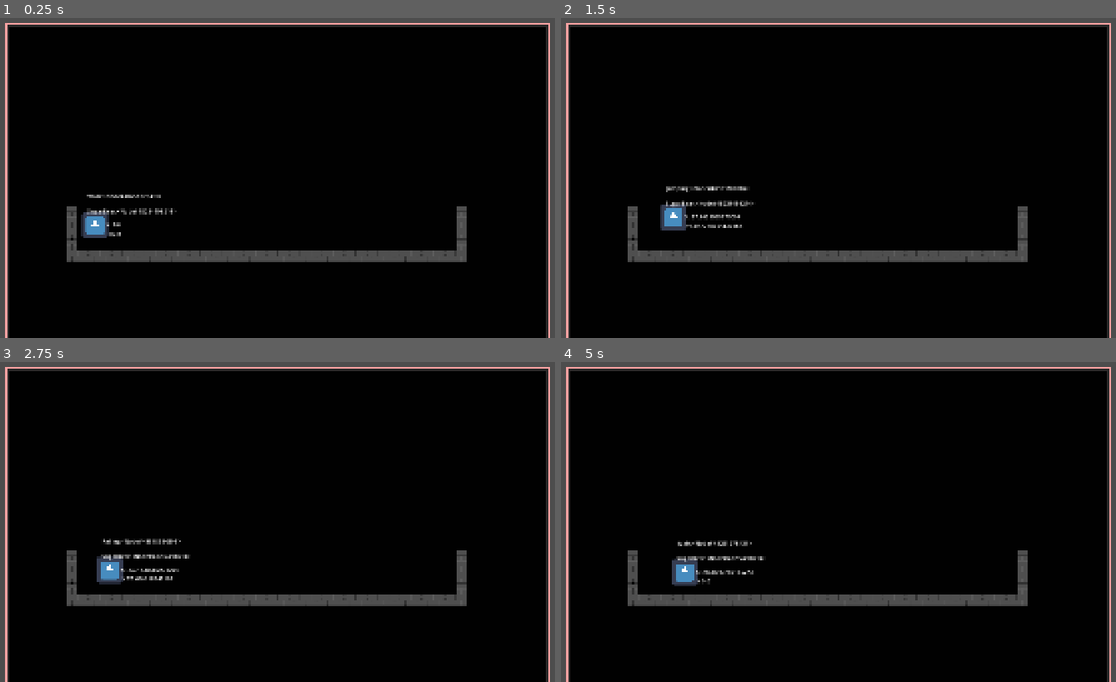
Above: before the commit, frames 1-4 (two rows, left to right).
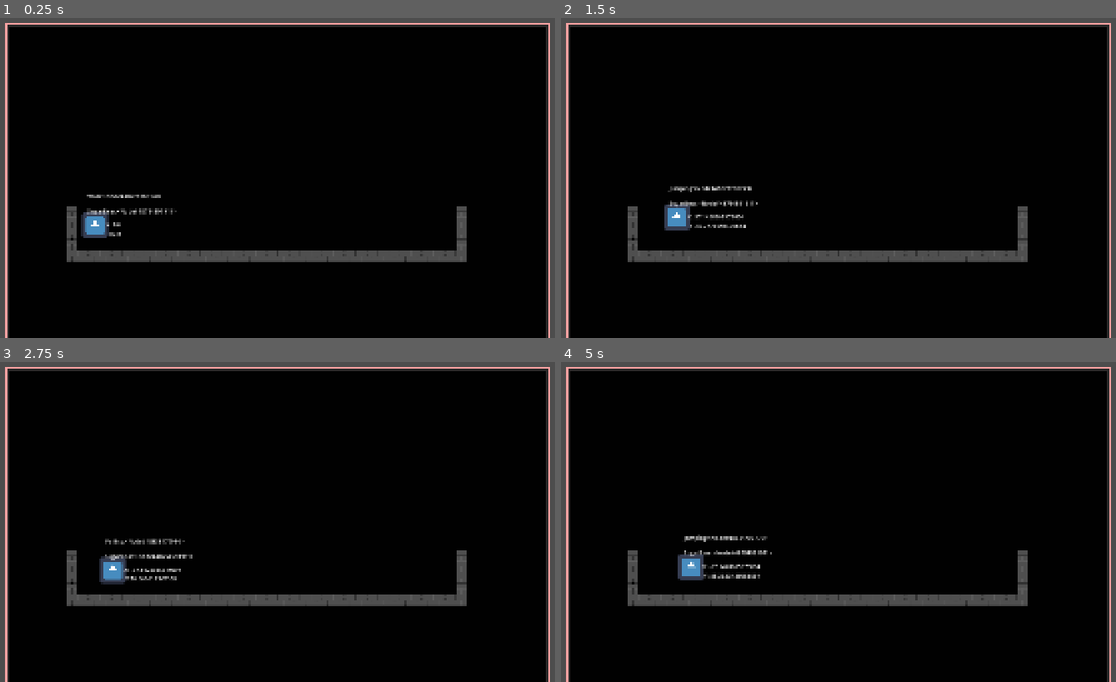
Above: after the commit, the same moments.

Repository: CamdenPix/GameOff-2026
Game: Godot game, scene res://scenes/main_game.tscn
The game is run twice, just before and just after one commit, with the same random seed, the same clock (stepped at 60 frames per second) and the same inputs. The engine's default icon, where the game draws it, is replaced by a stand-in: a white triangle on a blue panel in a dark square.
Inputs:
- Up to frame 1 (0.25 s): no input
- Up to frame 2 (1.5 s): tap Enter at 0.5 s; hold D (move_right) from 0.53 s (still down); tap Space (jump) at 0.6, 0.77, 1.07 s; tap T at 1.35 s
- Up to frame 3 (2.75 s): tap Space (jump) at 1.52, 1.55, 1.82, 2.1 s; release D (move_right) at 2.03 s; hold A (move_left) from 2.03 s (still down)
- Up to frame 4 (5 s): release A (move_left) at 2.78 s; hold D (move_right) 2.78-4.28 s; tap T at 2.85, 4.35 s; tap Space (jump) at 3.02, 3.05, 3.32, 3.6, 3.77, 4.07, 4.52, 4.55, 4.82 s; hold A (move_left) from 4.28 s (still down)

The runs differ from the first frame. In frame 1, less than 0.1% of the frame differs, in the area x 24-32%, y 55-62%; in frame 2, 0.6%; in frame 3, 0.6%; in frame 4, 1.4%, in the area x 19-38%, y 53-71%.

Commit message:
ok trying a custom curve for movement

Diff:
--- a/Scripts/Abstract State Scripts/child_state_machine.gd
+++ b/Scripts/Abstract State Scripts/child_state_machine.gd
@@ -30,6 +30,7 @@
 @export var Ground_Accleration_Time: float = 5.0
 @export var Ground_Max_Speed: float = 150
 @export var Ground_Past_Max_Speed_Decceleration: float = 40
+@export var Ground_Speed_Curve: Curve
 
 
 var AirSpeed: float = 5.0
@@ -38,6 +39,7 @@
 var Fall_Gravity: float = 5.0
 var Ground_Acceleration: float = 20
 
+#0,.8,.53,1
 
 var current_state: State
 
--- a/Scripts/Player/Basic/falling.gd
+++ b/Scripts/Player/Basic/falling.gd
@@ -27,6 +27,7 @@
 	var raw_input = Vector2(
 		Input.get_action_strength("move_right") - Input.get_action_strength("move_left"),
 		Input.get_action_strength("move_down") - Input.get_action_strength("move_up")).limit_length(1.0)
+
 	parent.velocity.x = raw_input.x * animal.AirSpeed
 	parent.velocity.y += animal.Fall_Gravity * delta
 	if parent.is_on_floor():
--- a/Scripts/Player/Basic/idle.gd
+++ b/Scripts/Player/Basic/idle.gd
@@ -16,11 +16,7 @@
 
 func process_input(event: InputEvent) -> State:
 	additional_process_input_logic(event)
-	var raw_input = Vector2(
-		Input.get_action_strength("move_right") - Input.get_action_strength("move_left"),
-		Input.get_action_strength("move_down") - Input.get_action_strength("move_up")).limit_length(1.0)
-	if raw_input:
-		return walking_state
+
 	if Input.is_action_just_pressed("jump"):
 		return jumping_state
 	return null
@@ -32,6 +28,12 @@
 
 func process_physics(delta: float) -> State:
 	additional_process_physics_logic(delta)
+
+	var raw_input = Vector2(
+		Input.get_action_strength("move_right") - Input.get_action_strength("move_left"),
+		Input.get_action_strength("move_down") - Input.get_action_strength("move_up")).limit_length(1.0)
+	if raw_input:
+		return walking_state
 	return null
 @abstract func additional_exit_logic(newState: State) -> void
 @abstract func additional_enter_logic(oldState: State) -> void
--- a/Scripts/Player/Basic/landing.gd
+++ b/Scripts/Player/Basic/landing.gd
@@ -20,14 +20,7 @@
 
 func process_input(event: InputEvent) -> State:
 	additional_process_input_logic(event)
-	print('event')
-	var raw_input = Vector2(
-		Input.get_action_strength("move_right") - Input.get_action_strength("move_left"),
-		Input.get_action_strength("move_down") - Input.get_action_strength("move_up")).limit_length(1.0)
-	if raw_input:
-		return walking_state
-	else:
-		parent.velocity.x = 0
+
 	return null
 
 func process_frame(delta: float) -> State:
@@ -36,6 +29,14 @@
 
 func process_physics(delta: float) -> State:
 	additional_process_physics_logic(delta)
+	var raw_input = Vector2(
+		Input.get_action_strength("move_right") - Input.get_action_strength("move_left"),
+		Input.get_action_strength("move_down") - Input.get_action_strength("move_up")).limit_length(1.0)
+	if raw_input:
+		return walking_state
+	else:
+		parent.velocity.x = 0
+
 	return return_idle_state
 
 
--- a/Scripts/Player/Basic/walk.gd
+++ b/Scripts/Player/Basic/walk.gd
@@ -8,10 +8,10 @@
 @export var coyote_timer: Timer
 var coyote_timer_fall: bool = false
 var speed_up_elapsed_time: float = 0.0
-var slow_down_elapsed_time: float = 0.0
 
 func enter(oldState: State) -> void:
 	additional_enter_logic(oldState)
+	speed_up_elapsed_time = get_progress()
 	pass
 
 func exit(newState: State) -> void:
@@ -23,7 +23,6 @@
 func process_input(event: InputEvent) -> State:
 	additional_process_input_logic(event)
 	if Input.is_action_just_pressed("jump"):
-		print('jump')
 		return jumping_state
 	return null
 
@@ -61,7 +60,7 @@
 		Input.get_action_strength("move_down") - Input.get_action_strength("move_up")).limit_length(1.0)
 	#var raw_input: Vector2 = Input.get_vector("move_left","move_right","move_up","move_down")
 	var velocity_difference = abs(parent.velocity.x *raw_input.x) - animal.Ground_Max_Speed
-	print(raw_input)
+	#print(raw_input)
 	if raw_input.length() == 0:
 		speed_up_elapsed_time -= delta
 
@@ -89,7 +88,6 @@
 
 		var time_left = animal.Ground_Accleration_Time - speed_up_elapsed_time
 		var progress = clamp(speed_up_elapsed_time / animal.Ground_Accleration_Time, 0.0, 1.0)
-
 		var smooth_progress = easeOutQuart(progress)
 		var smooth_speed = smooth_progress * animal.Ground_Max_Speed
 
@@ -99,9 +97,21 @@
 
 		return
 
+func get_progress() -> float:
+	var difference = abs(parent.velocity.x) - animal.Ground_Max_Speed
+	if difference > 0:
+		return 1.0
+	else:
+		var value_noramlized = abs(parent.velocity.x) / animal.Ground_Max_Speed
+		var y = easeOutQuartInverse(value_noramlized)
+		return y
+	return 0.0
 
 func easeOutQuart(x: float) -> float:
 	return 1 - pow(1 - x, 4);
+
+func easeOutQuartInverse(y: float) -> float:
+	return 1.0 - pow(1.0 - y, 0.25)
 
 func easeOutExpo(x: float) -> float:
 	if x == 1:
--- a/scenes/player.tscn
+++ b/scenes/player.tscn
@@ -24,6 +24,10 @@
 [sub_resource type="Resource" id="Resource_qfm1y"]
 script = ExtResource("4_a8ls1")
 metadata/_custom_type_script = "uid://cwjt0dqonkxtr"
+
+[sub_resource type="Curve" id="Curve_a8ls1"]
+_data = [Vector2(0, 0), 0.0, 2.85, 0, 0, Vector2(1, 1), 0.0, 0.0, 0, 0]
+point_count = 2
 
 [node name="Player" type="CharacterBody2D" unique_id=139764919 node_paths=PackedStringArray("parent_state_machine", "velocity_label")]
 script = ExtResource("1_dqkch")
@@ -68,6 +72,7 @@
 Ground_Accleration_Time = 1.0
 Ground_Max_Speed = 100.0
 Ground_Past_Max_Speed_Decceleration = 3.0
+Ground_Speed_Curve = SubResource("Curve_a8ls1")
 
 [node name="Walk" type="Node" parent="ParentStateMachine/SugarBear" unique_id=305116382 node_paths=PackedStringArray("dashing_state", "jumping_state", "falling_state", "coyote_timer")]
 script = ExtResource("7_y4r1p")
